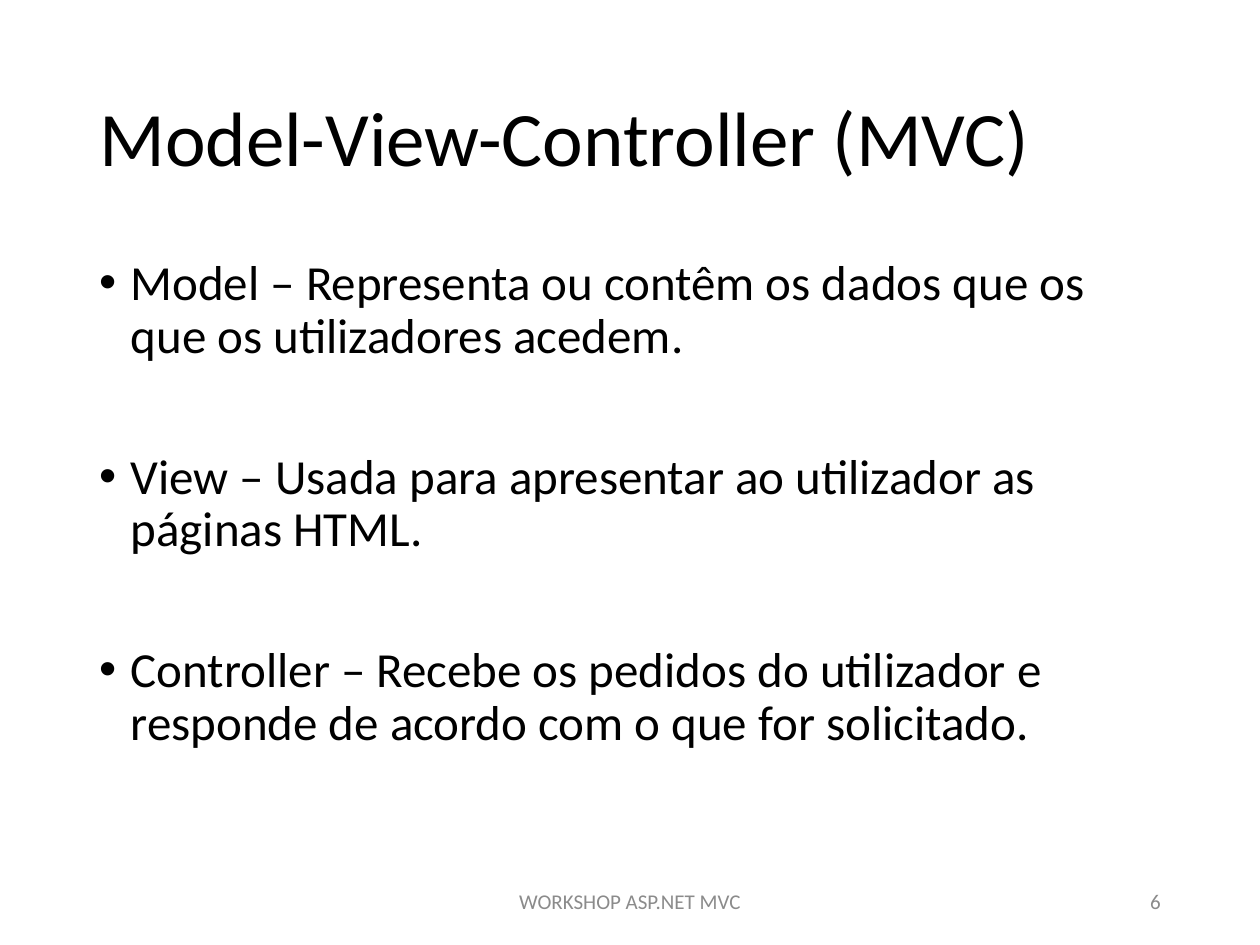
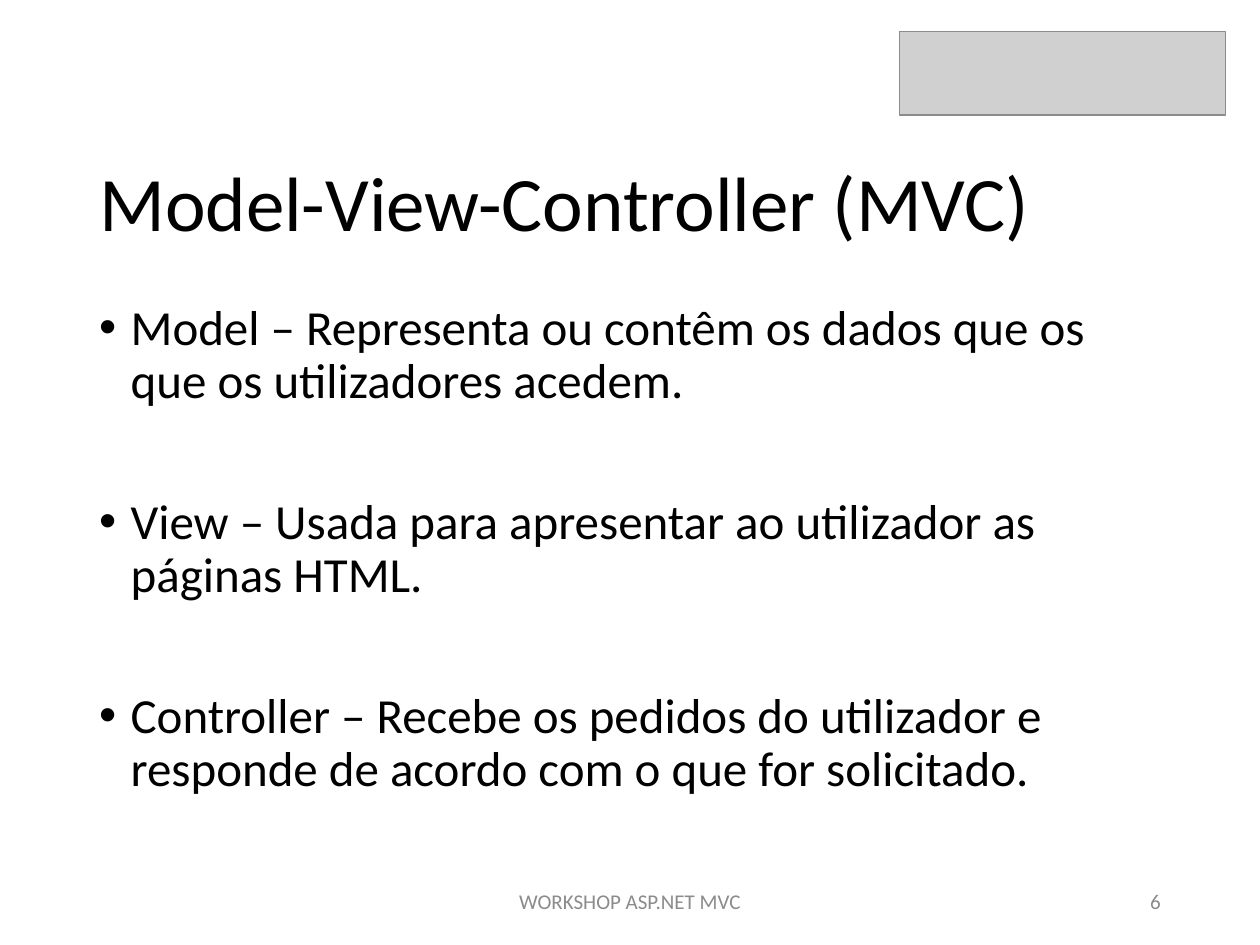
Before and after one commit to MiguelCosta/aspnet-workshop, a slide deck: slide 6 of ppt/aspnet-workshop.pptx. Drawn at 1260x945 pixels with LibreOffice and Linux fonts; fonts in the diff are those of the drawing; grey boxes stand for pictures. Boxes give left, top, right and bottom in pixels: in the first picture for what was removed or moved away, otherwise in the second. Text is boxed around its words. In the diff, an @@ line names an element or a change of style, - is before the commit and + after.

```diff
--- a/ppt/aspnet-workshop.pptx
+++ b/ppt/aspnet-workshop.pptx
@@ picture added at bbox=[900, 32, 1226, 115] @@
@@ title "Model-View-Controller (MVC)": place and size @@
-title "Model-View-Controller (MVC)" at bbox=[99, 110, 1030, 177]
+title "Model-View-Controller (MVC)" at bbox=[99, 175, 1030, 242]
@@ text "Model – Representa ou contêm ...": place and size @@
-text "Model – Representa ou contêm ..." at bbox=[131, 266, 1085, 748]
+text "Model – Representa ou contêm ..." at bbox=[131, 311, 1085, 794]
```
Also in this commit, not shown: 17 other slides changed, 1 slide added, 1 slide removed.
